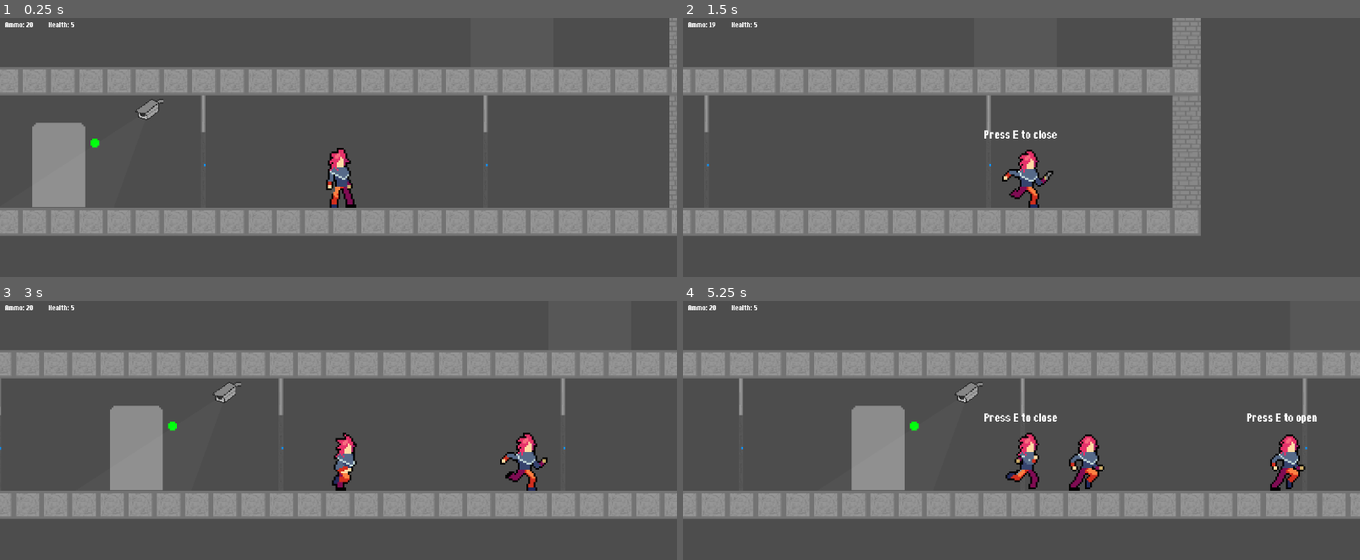
Above: before the commit, frames 1-4 (two rows, left to right).
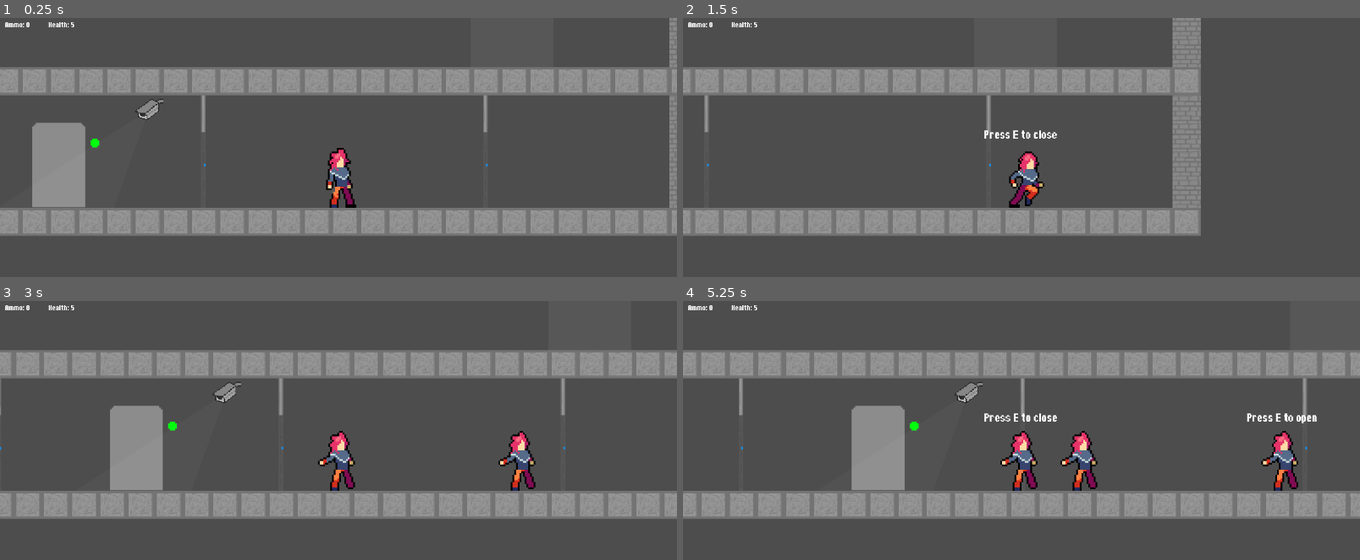
Above: after the commit, the same moments.

Repository: sppmacd/everything-has-to-end
Game: Godot game, scene res://main.tscn
Same seed, same stepped clock (60 frames per second), same inputs: the game is played once before the commit and once after it.
Inputs (mouse positions are in pixels of both pictures, inside the frame that each line leads up to):
- Up to frame 1 (0.25 s): no input
- Up to frame 2 (1.5 s): tap Enter at 0.5 s; move the mouse to (1170, 188) at 0.52 s; hold D from 0.53 s (still down); tap E at 0.6, 1.25, 1.35 s; click (1170, 188) at 0.67 s; tap Space at 0.77 s; move the mouse to (886, 227) at 1.27 s
- Up to frame 3 (3 s): tap Space at 1.52 s; move the mouse to (406, 407) at 2.02 s; release D at 2.03 s; hold A 2.03-2.78 s; tap R at 2.1 s; tap E at 2.3, 2.75, 2.85 s; move the mouse to (outside the picture) at 2.77 s; hold D from 2.78 s (still down); click (outside the picture) at 2.92 s
- Up to frame 4 (5.25 s): tap Space at 3.02, 3.77, 4.52 s; move the mouse to (1224, 547) at 3.52 s; tap E at 3.6, 4.25, 4.55, 5, 5.1 s; move the mouse to (818, 433) at 4.27 s; release D at 4.28 s; hold A 4.28-5.03 s; tap R at 4.35 s; move the mouse to (1055, 490) at 5.02 s; hold D from 5.03 s (still down); click (1055, 490) at 5.17 s

The runs differ from the first frame. In frame 1, less than 0.1% of the frame differs, in the area x 3-5%, y 1-4%; in frame 2, 0.5%; in frame 3, 1.5%; in frame 4, 2.2%, in the area x 3-92%, y 1-74%.

Commit message:
Player ammo and body fixes

Diff:
--- a/entities/player.gd
+++ b/entities/player.gd
@@ -21,7 +21,7 @@
 var gun_loading: bool = false
 var gun_unloading: bool = false
 var last_shot_timestamp: int = 0
-var ammo: int = 20
+var ammo: int = 0
 var health: int = 5
 
 var keys: Array[String] = []
@@ -58,8 +58,8 @@
 	health_changed.emit()
 	_health_anim.call_deferred()
 	if health <= 0:
-		$Sprite2D.rotate(3.14/2) # lying
-		$Sprite2D.offset = Vector2(50, 0)
+		position.y -= 20
+		rotation = deg_to_rad(90)
 		$Sprite2D.play("idle")
 		$Sprite2D.stop()
 		Main.the.current_level().respawn_player()
@@ -144,7 +144,7 @@
 func action_use(player: Player):
 	print("USE PLAYER ", ammo)
 	player.ammo += self.ammo
-	ammo_changed.emit()
+	player.ammo_changed.emit()
 	queue_free()
 
 func _process(delta: float) -> void:
--- a/entities/player.tscn
+++ b/entities/player.tscn
@@ -379,9 +379,8 @@
 position = Vector2(0, -48)
 scale = Vector2(2, 2)
 sprite_frames = SubResource("SpriteFrames_0i614")
-animation = &"show_gun_running"
+animation = &"idle"
 offset = Vector2(12, 0)
-flip_h = true
 
 [node name="CollisionShape2D" type="CollisionShape2D" parent="."]
 position = Vector2(0, -32)
